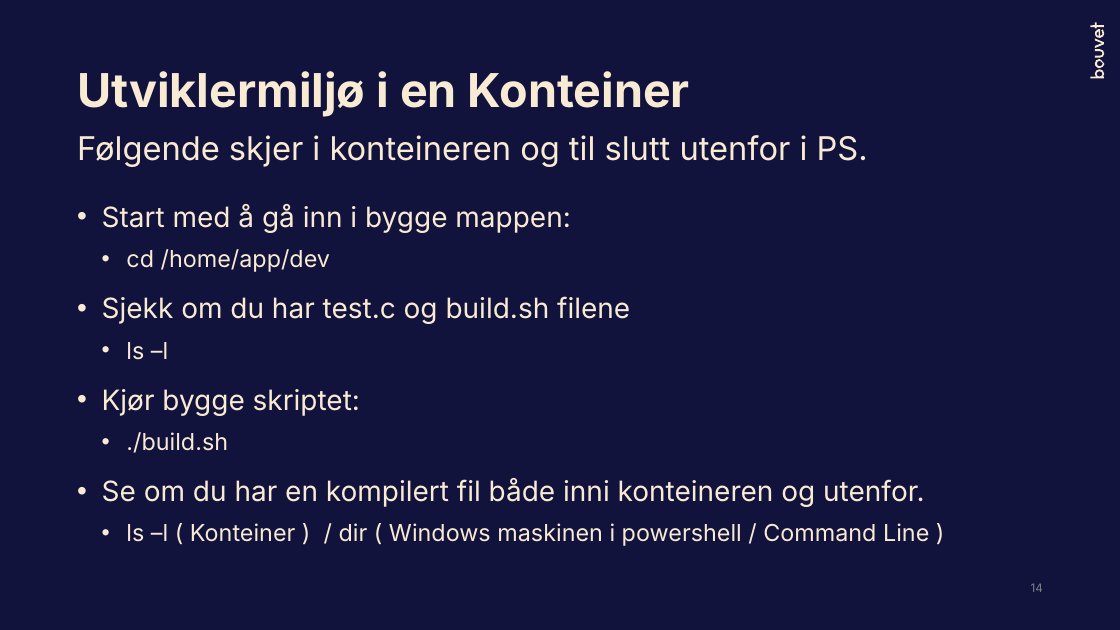
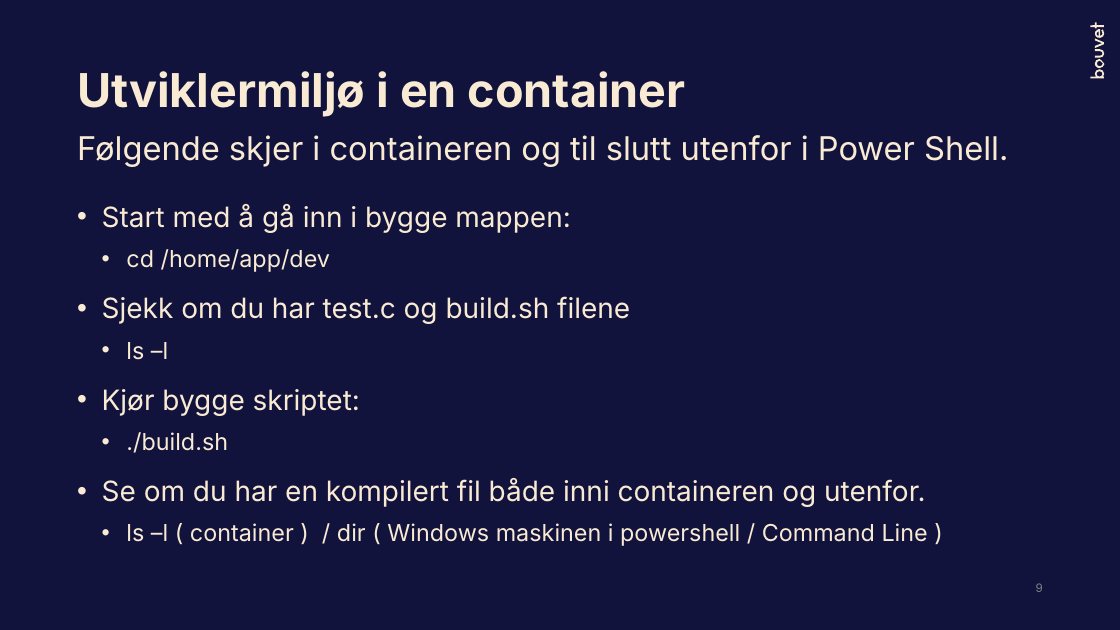
Before and after one commit to Bouvet-deler/container-workshop, a slide deck: slide 9 of part1/DockerWorkshop_Høsten2023.pptx (slide 14 before the commit). Drawn at 1120x630 pixels with LibreOffice and Linux fonts; fonts in the diff are those of the drawing. Boxes give left, top, right and bottom in pixels: in the first picture for what was removed or moved away, otherwise in the second. Text is boxed around its words. In the diff, an @@ line names an element or a change of style, - is before the commit and + after.

Commit message:
Update power point

```diff
--- a/part1/DockerWorkshop_Høsten2023.pptx
+++ b/part1/DockerWorkshop_Høsten2023.pptx
@@ title at [77,71,686,117]: text changed @@
-Utviklermiljø i en Konteiner
+Utviklermiljø i en container
@@ text at [77,135,1008,167]: text changed @@
-Følgende skjer i konteineren og til slutt utenfor i PS.
+Følgende skjer i containeren og til slutt utenfor i Power Shell.
@@ text at [102,478,928,546]: text changed @@
-• Se om du har en kompilert fil både inni konteineren og utenfor.
-  • ls –l ( Konteiner ) / dir ( Windows maskinen i powershell / Command Line )
+• Se om du har en kompilert fil både inni containeren og utenfor.
+  • ls –l ( container ) / dir ( Windows maskinen i powershell / Command Line )
@@ page number at [1036,583,1043,592]: text changed @@
-14
+9
```
Also in this commit, not shown: 19 other slides changed, 1 other file.
